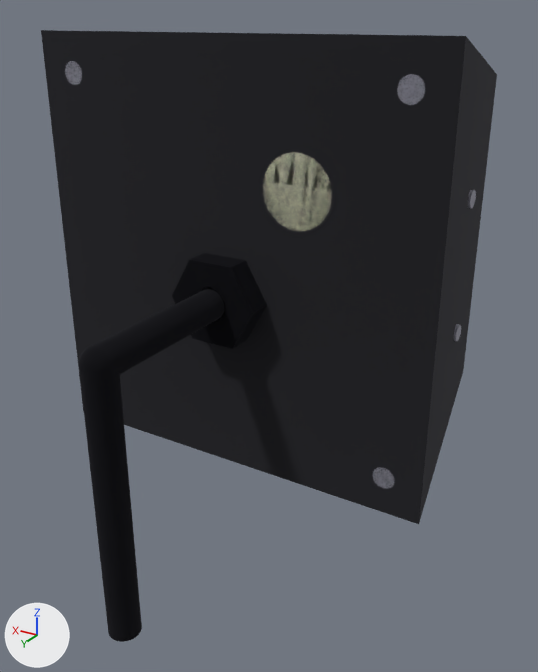
The glTF model weighting_new/public/models/usb_camera.glb: old version first, new version second.
Both versions are drawn from a 50 mm camera at (-45.6, 81.4, 26.6) aimed at (-2.2, 9.2, -9.6). Arrows for +X, +Y and +Z are at lower left; the lights stay in place. The first picture is the older version. Where no turn or scale is listed for an object, it has been applied to the vertices. Vertices at exactly the same position are counted once.

The first picture shows 'back_screw_0', 'back_screw_2', 'back_screw_3', 'body', 'hex_grommet', 'qc_label', 'side_screw_0', 'side_screw_1', 'usb_cable'.
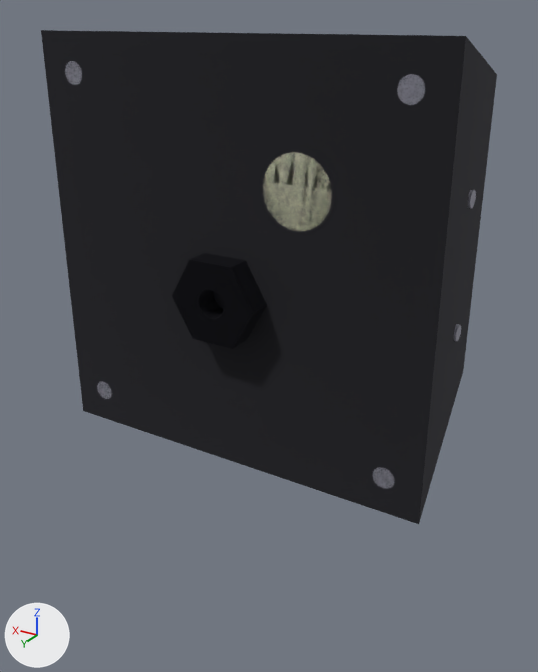
The change, as a list of edits to the scene's bpy script:
```text
Change mat_mat_6:
    mat_mat_6.base_color: (0.0272, 0.0272, 0.0331) -> (0.828, 0.828, 0.711)  # dark grey #2e2e33 -> white #ebebdb
Change me_hex_grommet:
    where me_hex_grommet.from_pydata(...)  # 264 vertices, 528 faces; spans x -5.5..5.5, y 15.0..18.0, z -7.76..1.76
    used by ob_hex_grommet; location = (0.0, 0.0, 0.0)
    me_hex_grommet part 1: all 252 vertices in x -2.0..2.0, y 15.0..18.0, z -5.0..-1.0 are scaled about their middle by (0.85, 1, 0.85)
Change me_qc_label:
    where me_qc_label.from_pydata(...)  # 252 vertices, 500 faces; spans x -13.0..-5.0, y 14.8..15.0, z 6.0..14.0
    remove me_qc_label.materials.append(mat_mat_7)  # white #ebebdb
    add me_qc_label.materials.append(mat_mat_6)  # white #ebebdb
Remove ob_usb_cable:
    ob_usb_cable = bpy.data.objects.new('usb_cable', me_usb_cable)
    ob_usb_cable.location = (0.0, 0.0, 0.0)
```

Where the change shows, as pixel boxes (x1, y1, x2, y2) in the pictures (538 x 672 px; the box of a moved part takes in the faces that stretch with it):
'usb_cable', deleted: before (79, 289, 224, 642)
'back_screw_1', recoloured: (97, 381, 112, 399) in both
part 1 of me_hex_grommet, moved or reshaped: (175, 288, 227, 336) in both
